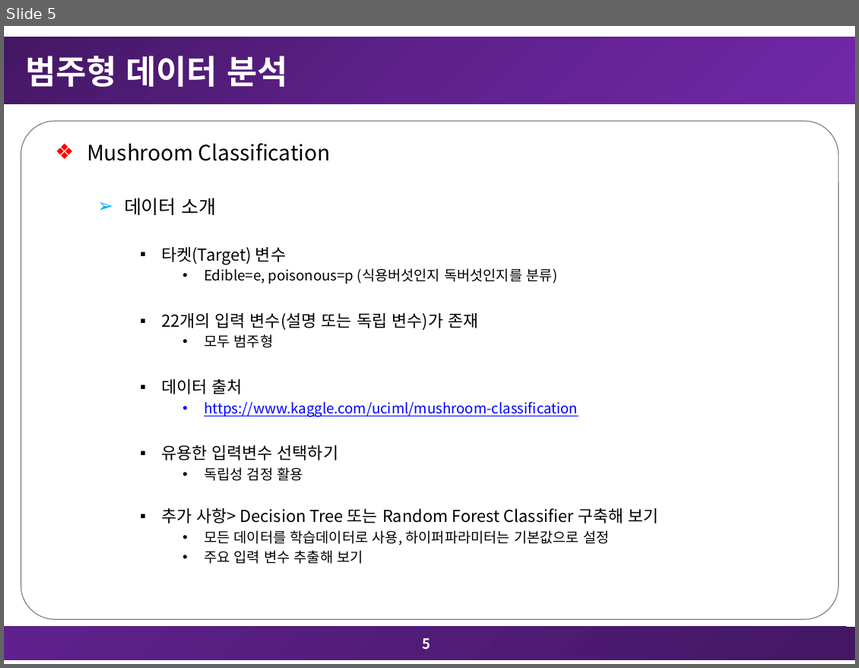
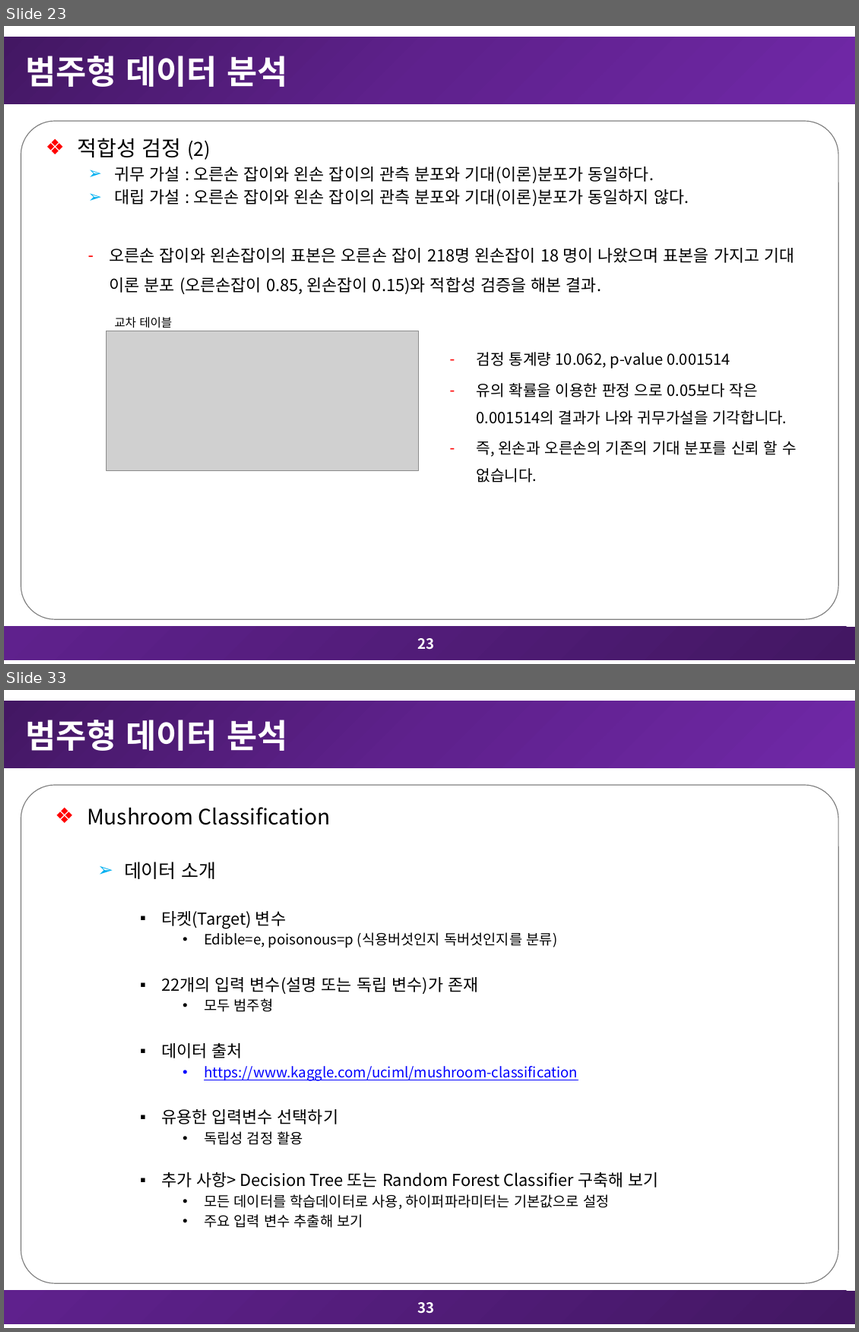
Before and after one commit to TaegyuHan/SCH_Multivariate_Analysis, a slide deck: 과제/8차_다변량분석_과제_20171483_한태규.pptx. Shown one above the other, each under a label of ours: slide 5 before the commit, slides 23 and 33 after it; the slides between them are not shown. The pictures are 859x668 and 859x1332 pixels, drawn with LibreOffice and Linux fonts; fonts in the diff are those of the drawing; grey boxes stand for pictures. Boxes give left, top, right and bottom in pixels: in the first picture for what was removed or moved away, otherwise in the second. Text is boxed around its words. In the diff, an @@ line names an element or a change of style, - is before the commit and + after.

```diff
--- a/과제/8차_다변량분석_과제_20171483_한태규.pptx
+++ b/과제/8차_다변량분석_과제_20171483_한태규.pptx
@@ slide 23 added at [4, 26, 855, 664], background #FFFFFF; not listed: 3 template elements that a slide beside it also shows @@
@@ title added at [26, 56, 287, 87], 28 pt, text #FFFFFF, bold @@
+범주형 데이터 분석
@@ text added at [78, 138, 689, 206], 14 pt, text #000000 @@
+  ❖ 적합성 검정 (2)
+  ➢ 귀무 가설 : 오른손 잡이와 왼손 잡이의 관측 분포와 기대(이론)분포가 동일하다.
+  ➢ 대립 가설 : 오른손 잡이와 왼손 잡이의 관측 분포와 기대(이론)분포가 동일하지 않다.
@@ text added at [110, 248, 794, 294], 14 pt, text #000000 @@
+    – 오른손 잡이와 왼손잡이의 표본은 오른손 잡이 218명 왼손잡이 18 명이 나왔으며 표본을 가지고 기대 이론 분포 (오른손잡이 0.85, 왼손잡이 0.15)와 적합성 검증을 해본 결과.
@@ text added at [114, 317, 172, 332], 10 pt, text #000000 @@
+교차 테이블 분할표
@@ picture added at [106, 332, 418, 471] @@
@@ text added at [477, 352, 797, 483], 12.9 pt, text #000000 @@
+  – 검정 통계량 10.062, p-value 0.001514
+  – 유의 확률을 이용한 판정 으로 0.05보다 작은0.001514의 결과가 나와 귀무가설을 기각합니다.
+  – 즉, 왼손과 오른손의 기존의 기대 분포를 신뢰 할 수 없습니다.
@@ page number added at [418, 639, 435, 650], 12 pt, text #FFFFFF, bold @@
+23
@@ what was slide 5 is now slide 33 @@
@@ page number at [418, 1303, 435, 1314]: text changed @@
-5
+33
```
Also in this commit, not shown: 28 other slides added, 5 other files.
